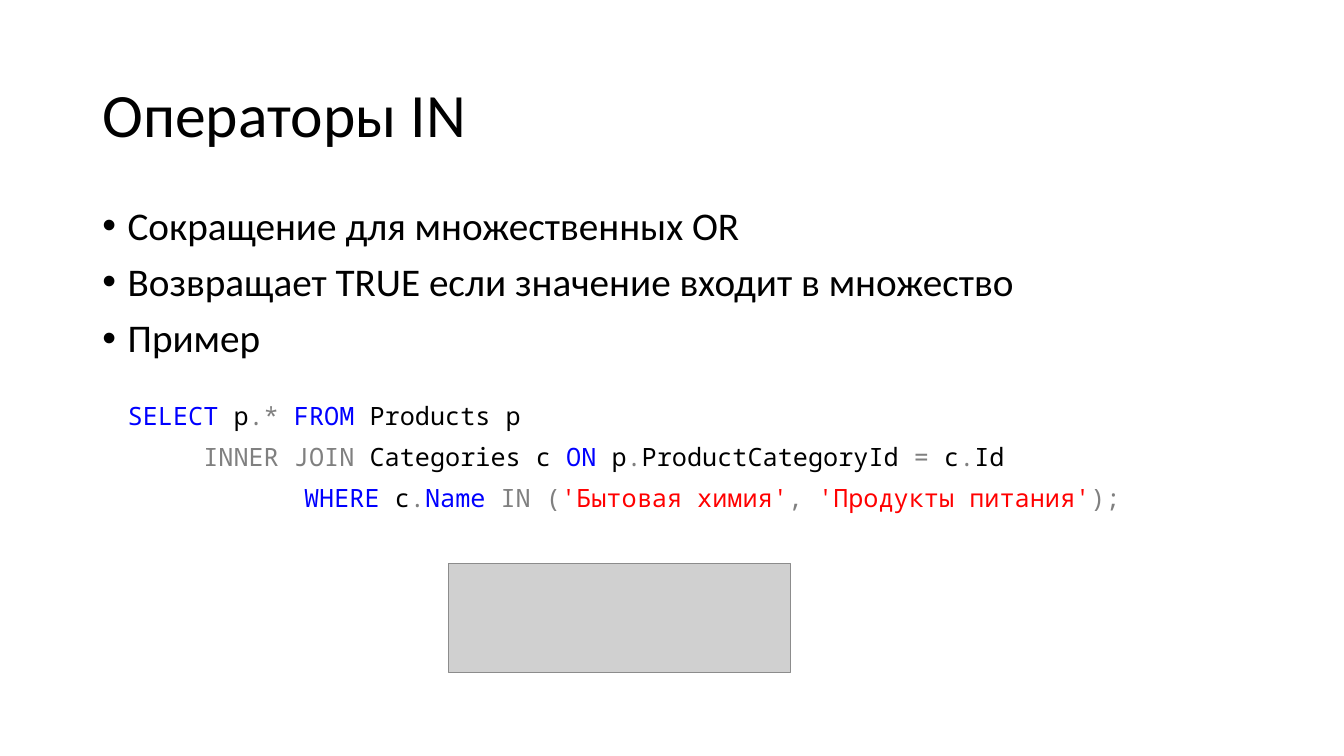
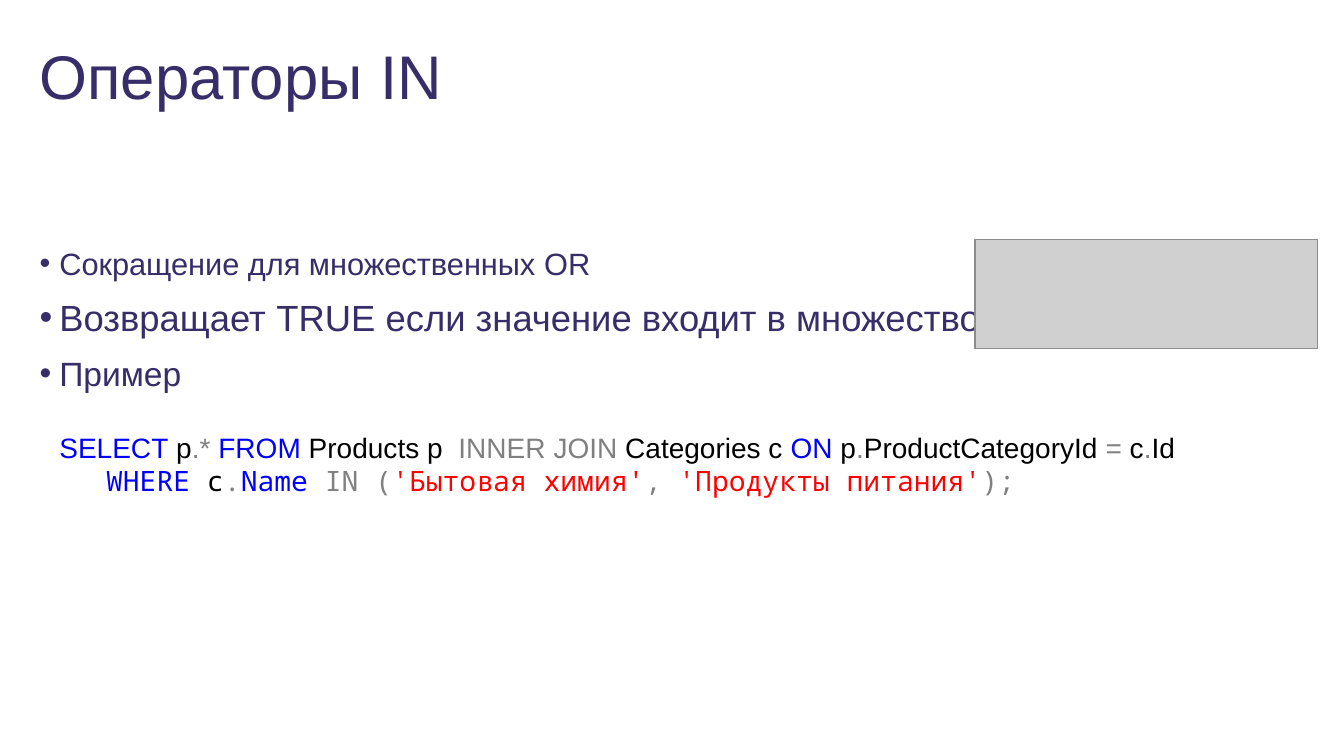
Before and after one commit to dmitriykuptsov/SQL, a slide deck: slide 46 of sql.pptx (slide 44 before the commit). Drawn at 1344x756 pixels with LibreOffice and Linux fonts; fonts in the diff are those of the drawing; grey boxes stand for pictures; background and template pictures are left out. Boxes give left, top, right and bottom in pixels: in the first picture for what was removed or moved away, otherwise in the second. Text is boxed around its words. In the diff, an @@ line names an element or a change of style, - is before the commit and + after.

```diff
--- a/sql.pptx
+++ b/sql.pptx
@@ title "Операторы IN": place and size @@
-title "Операторы IN" at (102,97,466,147)
+title "Операторы IN" at (40,56,442,111)
@@ title "Операторы IN" at (40,56,442,111): font Calibri to Arial, text colour #000000 to #372D68; line spacing 0.9 to 1; vertical alignment middle to top @@
@@ text "Сокращение для множественных OR": place and size @@
-text "Сокращение для множественных OR" at (128,214,1120,513)
+text "Сокращение для множественных OR" at (59,253,1175,498)
@@ text at (59,253,980,339): size 28 to 22 pt in "Сокращение для множественных OR"; font Calibri to Arial, text colour #000000 to #372D68 in "Сокращение для множественных OR", "Возвращает TRUE если значение входит в множество"; size 28 to 26 pt in "Возвращает TRUE если значение входит в множество"; indent changed; line spacing 0.9 to 1 @@
@@ picture added at (975,240,1318,349) @@
@@ text at (59,363,1175,498): text changed; size 18 to 20 pt; font Noto Sans Mono to Arial @@
-• Пример
-  SELECT p.* FROM Products p
-INNER JOIN Categories c ON p.ProductCategoryId = c.Id
-WHERE c.Name IN ('Бытовая химия', 'Продукты питания');
+• Пример
+  SELECT p.* FROM Products p INNER JOIN Categories c ON p.ProductCategoryId = c.Id
+  WHERE c.Name IN ('Бытовая химия', 'Продукты питания');
@@ picture removed at (449,564,791,673) @@
```
Also in this commit, not shown: 57 other slides changed, 7 slides added, 7 slides removed, 3 other files.
